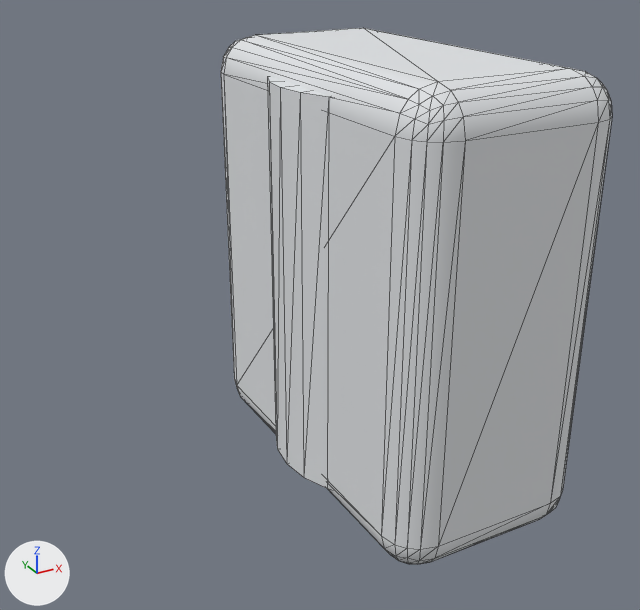
The OBJ model onrobot-rg6/meshes/rg6_v2_gripper_finger_2_finger_tip.obj, before and after one commit.
Camera for both pictures: a camera (50 mm lens) standing at (-0.0319, -0.0483, 0.0227) and looking at (-0.0033, 0.0036, -0.0033). Every picture has the same lights, and +X, +Y and +Z are marked at lower left. The older version comes first. Mesh edges are drawn as thin lines. Where no turn or scale is listed for an object, it has been applied to the vertices. Vertices at exactly the same position are counted once.

In view in the first picture: 'carrier_bridge', 'finger_carrier'.
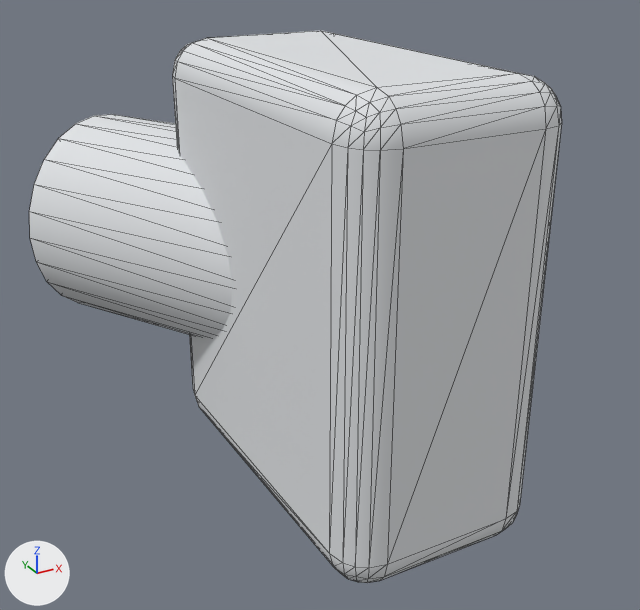
Changed parts and their boxes [x1, y1, x2, y2] in the pictures (640 x 610 px):
'finger_carrier', moved
    before: [221, 28, 612, 564]
    after: [172, 30, 562, 583]
'carrier_bridge', reshaped
    before: [267, 76, 332, 489]
    after: [29, 114, 232, 337]
part 1 of me_carrier_bridge, deleted
    before: [267, 76, 332, 489]
part 2 of me_carrier_bridge, added
    after: [29, 114, 232, 337]

What the commit changed:
me_carrier_bridge is used by ob_carrier_bridge; location (0.0, 0.0, 0.0).
me_carrier_bridge had 52 vertices, 96 faces and spanned x -0.008..0.008, y -0.008..0.008, z -0.0133..0.0133.
me_carrier_bridge now has 50 vertices, 96 faces and spans x -0.0202..0.0069, y -0.004..0.0271, z -0.008..0.008.
me_carrier_bridge part 1: the whole mesh is rebuilt.
Part 2, on me_carrier_bridge:
26 vertices are added at x -0.0202..0.0, y 0.0..0.0271, z -0.008..0.008.
24 new vertices lie (0.0133, -0.0231, 0.0) away from vertices in x -0.0202..-0.0064, y 0.0191..0.0271, z -0.008..0.008.
96 new faces join them.
me_finger_carrier is used by ob_finger_carrier; location (0.0, 0.0, 0.0).
me_finger_carrier had 152 vertices, 300 faces and spanned x -0.007..0.007, y -0.0135..0.0135, z -0.015..0.015.
me_finger_carrier now has 152 vertices, 300 faces and spans x -0.0106..0.0034, y -0.0134..0.0136, z -0.015..0.015.
me_finger_carrier part 3: the whole mesh is moved by (-0.0036, 0.0001, 0.0).
